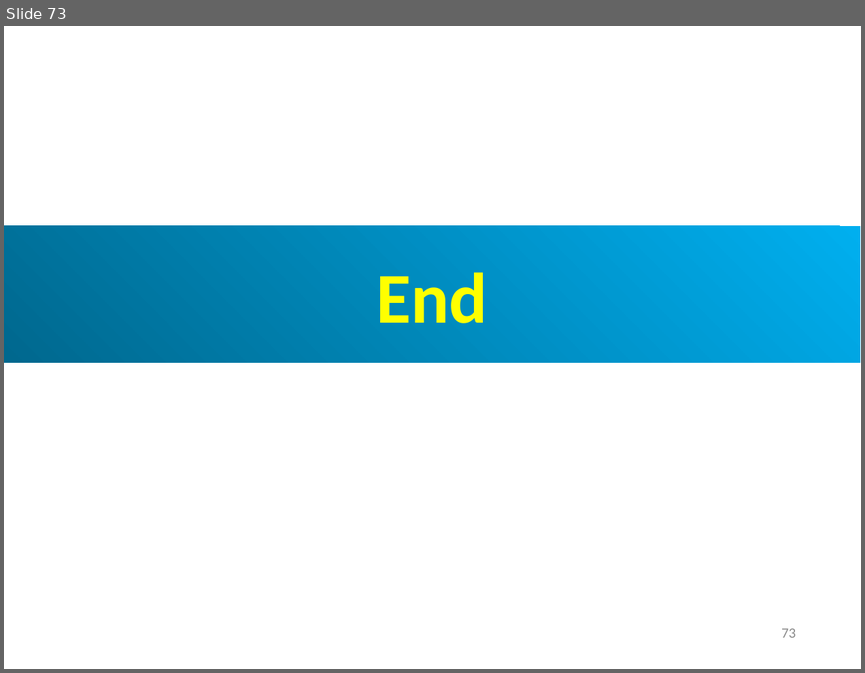
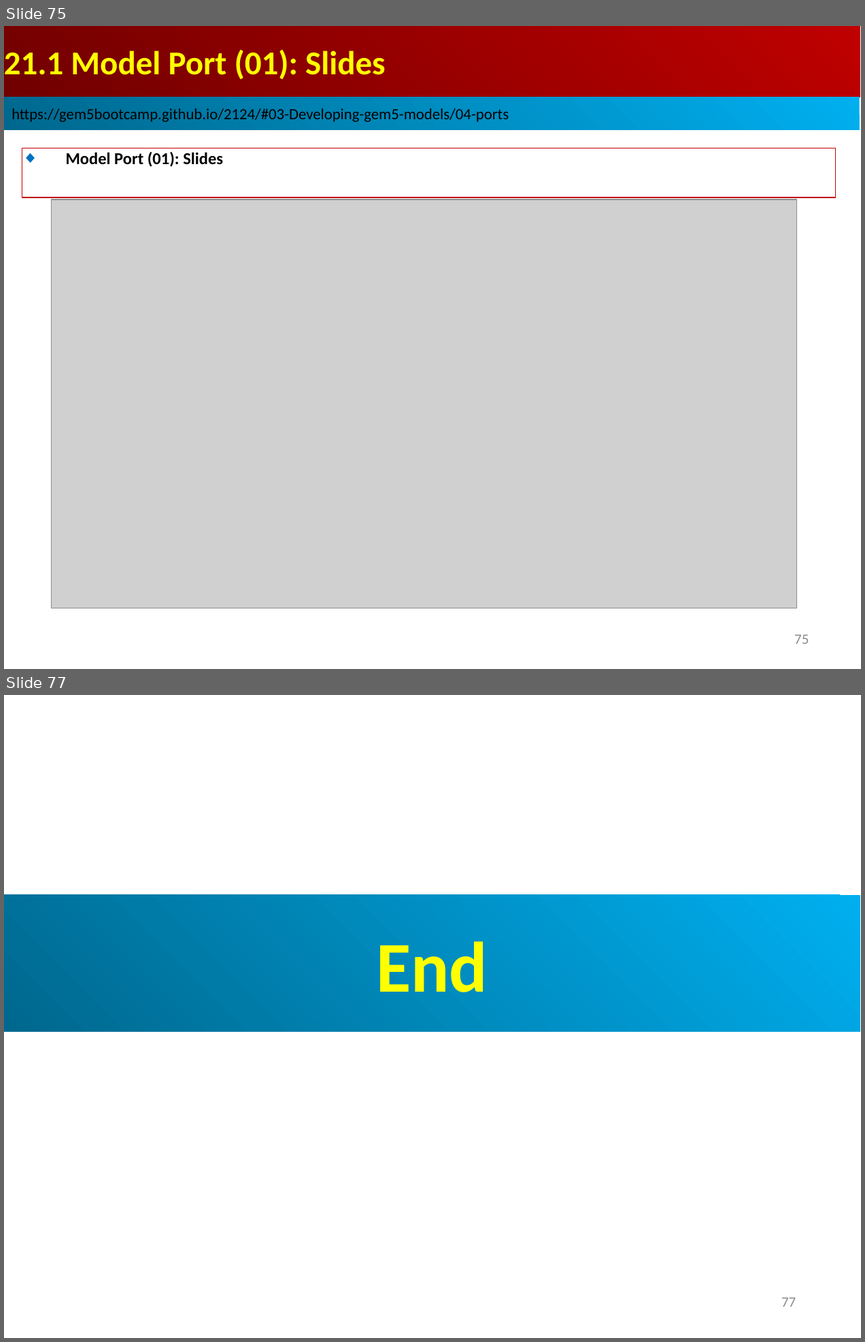
Before and after one commit to peterhchen/AIU_CS850_Gem5_McPAT, a slide deck: 050_Gem5/21.ModelPort01/002_Note/021.ModelPort01_Slide.ppt. Shown one above the other, each under a label of ours: slide 73 before the commit, slides 75 and 77 after it; the slides between them are not shown. The pictures are 865x673 and 865x1342 pixels, drawn with LibreOffice and Linux fonts; fonts in the diff are those of the drawing; grey boxes stand for pictures. Boxes give left, top, right and bottom in pixels: in the first picture for what was removed or moved away, otherwise in the second. Text is boxed around its words. In the diff, an @@ line names an element or a change of style, - is before the commit and + after.

```diff
--- a/050_Gem5/21.ModelPort01/002_Note/021.ModelPort01_Slide.ppt
+++ b/050_Gem5/21.ModelPort01/002_Note/021.ModelPort01_Slide.ppt
@@ slide 75 added at bbox=[4, 26, 861, 669], background #FFFFFF @@
@@ rectangle added at bbox=[4, 26, 860, 97], fill gradient #BF0000 to #710000, 28 pt, text #FFFF00, bold @@
+21.1 Model Port (01): Slides
@@ rectangle added at bbox=[4, 97, 859, 131], fill gradient #00AFEF to #00688E, 13 pt, text #000000 @@
+https://gem5bootcamp.github.io/2124/#03-Developing-gem5-models/04-ports
@@ rectangle added at bbox=[22, 148, 835, 197], outline #C00000 0.74 pt, 14 pt, text #000000, bold @@
+◆ Model Port (01): Slides
@@ picture added at bbox=[51, 199, 797, 608] @@
@@ page number added at bbox=[794, 634, 808, 643], 12 pt, text #8B8B8B @@
+75
@@ what was slide 73 is now slide 77 @@
@@ page number at bbox=[781, 1297, 796, 1306]: text changed @@
-73
+77
```
Also in this commit, not shown: 3 other slides added.
